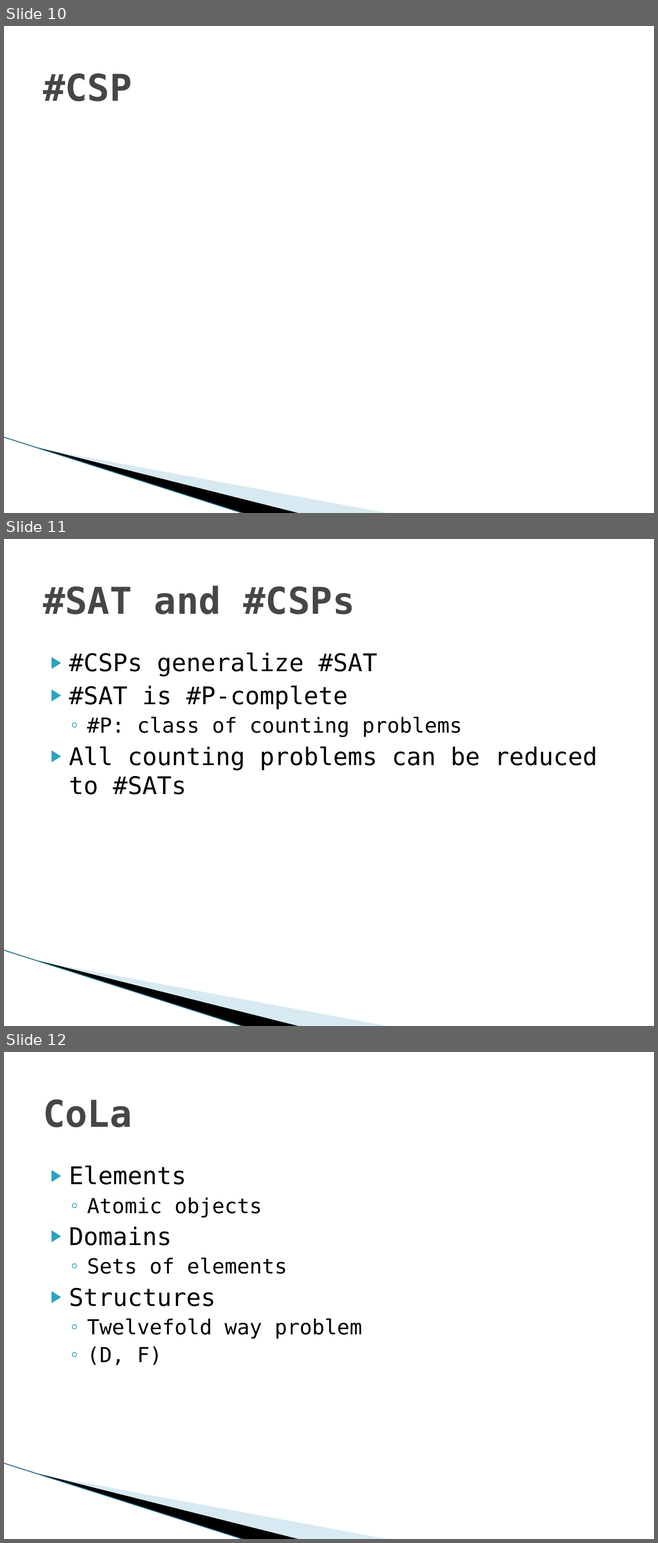
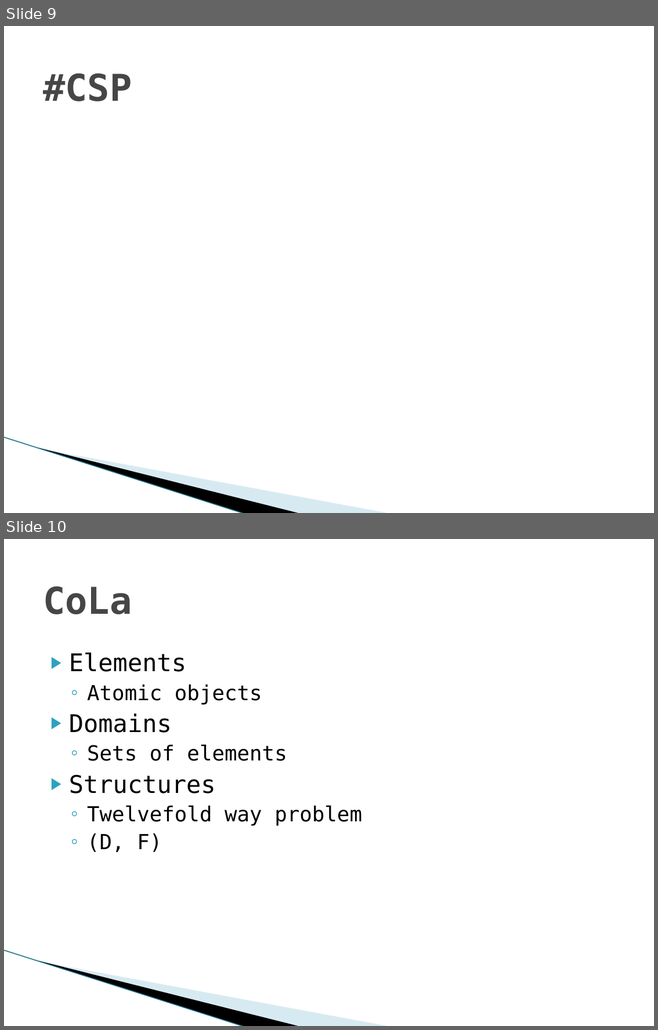
Before and after one commit to Mickaly13X/wv_project, a slide deck: Presentation.pptx. Shown one above the other, each under a label of ours: slides 10, 11 and 12 before the commit, slides 9 and 10 after it. The pictures are 658x1543 and 658x1030 pixels, drawn with LibreOffice and Linux fonts; fonts in the diff are those of the drawing; grey boxes stand for pictures; background and template pictures are left out. Boxes give left, top, right and bottom in pixels: in the first picture for what was removed or moved away, otherwise in the second. Text is boxed around its words. In the diff, an @@ line names an element or a change of style, - is before the commit and + after.

```diff
--- a/Presentation.pptx
+++ b/Presentation.pptx
@@ slide 11 removed at [4,539,654,1026], background #FFFFFF; not listed: 3 template elements that a slide beside it also shows @@
@@ title removed at [43,585,354,614] @@
-#SAT and #CSPs
@@ text removed at [69,653,597,795] @@
-▶ #CSPs generalize #SAT
-▶ #SAT is #P-complete
-  ◦ #P: class of counting problems
-▶ All counting problems can be reduced to #SATs
@@ what was slide 10 is now slide 9 @@
@@ what was slide 12 is now slide 10 @@
```
Also in this commit, not shown: 1 other slide removed, 1 other file.
